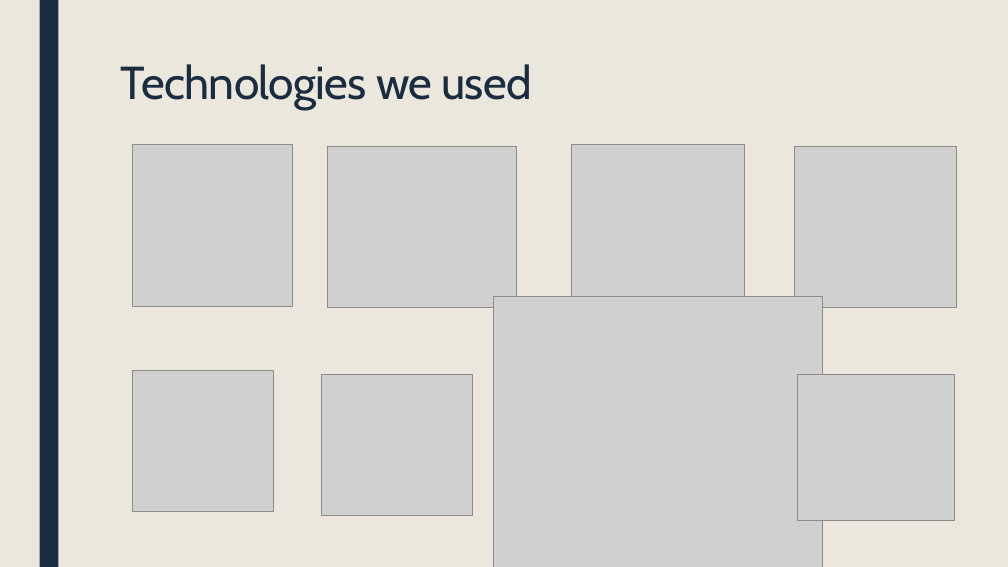
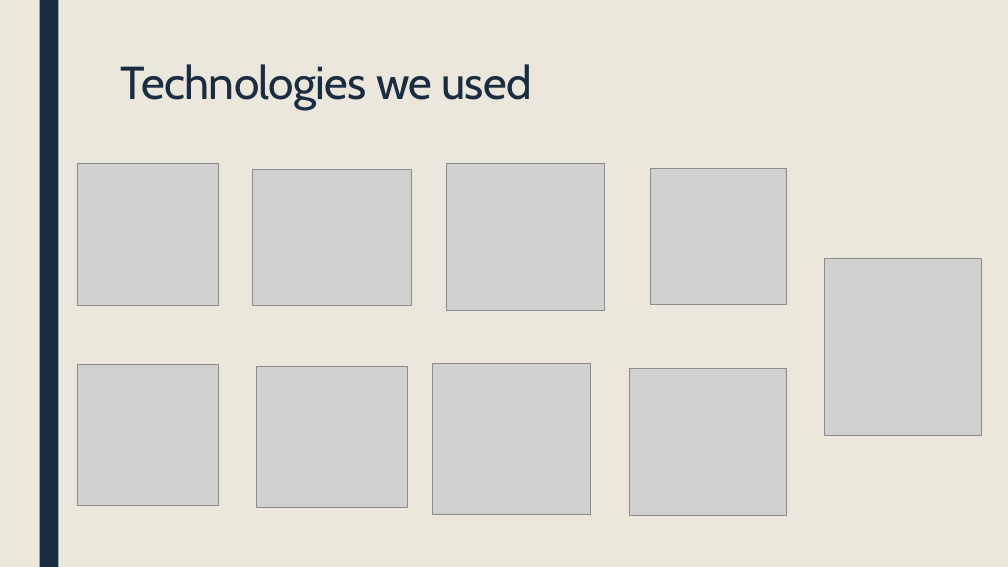
Before and after one commit to GNMilev19/maze-game, a slide deck: slide 4 of Documents/Presentation.pptx. Drawn at 1008x567 pixels with LibreOffice and Linux fonts; fonts in the diff are those of the drawing; grey boxes stand for pictures. Boxes give left, top, right and bottom in pixels: in the first picture for what was removed or moved away, otherwise in the second. Text is boxed around its words. In the diff, an @@ line names an element or a change of style, - is before the commit and + after.

Commit message:
Update presentation

```diff
--- a/Documents/Presentation.pptx
+++ b/Documents/Presentation.pptx
@@ picture resized from (x1=132, y1=144, x2=293, y2=306) to (x1=78, y1=163, x2=219, y2=306) @@
@@ picture resized from (x1=327, y1=146, x2=516, y2=308) to (x1=252, y1=169, x2=411, y2=306) @@
@@ picture resized from (x1=572, y1=144, x2=746, y2=306) to (x1=446, y1=163, x2=605, y2=311) @@
@@ picture resized from (x1=795, y1=146, x2=957, y2=308) to (x1=650, y1=169, x2=786, y2=305) @@
@@ picture added at (x1=824, y1=259, x2=982, y2=436) @@
@@ picture moved from (x1=132, y1=370, x2=274, y2=511) to (x1=77, y1=365, x2=219, y2=507) @@
@@ picture moved from (x1=321, y1=374, x2=473, y2=516) to (x1=256, y1=367, x2=408, y2=508) @@
@@ picture resized from (x1=493, y1=296, x2=823, y2=567) to (x1=432, y1=364, x2=591, y2=514) @@
@@ picture moved from (x1=797, y1=374, x2=954, y2=521) to (x1=629, y1=369, x2=786, y2=516) @@
```
Also in this commit, not shown: 1 other file.
